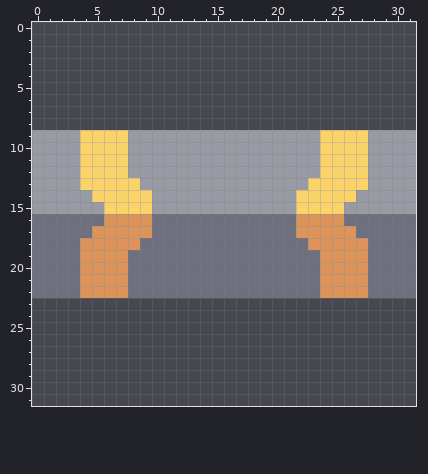
Two states of a pixel-art sprite, sprites/blocks/fyoungcha/drive-shaft/drive-shaft.png. That is the earlier state.
The file is 32x32 pixels. Colours within 5 levels of each other are drawn and written as one.
After:
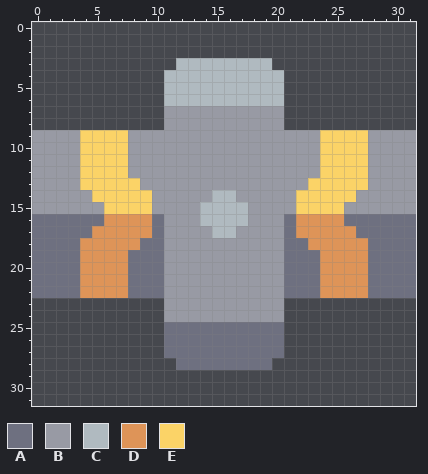
Palette (. is transparent): A #6e7080  B #989aa4  C #b0bac0  D #de9458  E #fbd367
What changed:
@@ x 9..22 @@
  2 ..............
- 3 ..............
- 4 ..............
- 5 ..............
- 6 ..............
- 7 ..............
- 8 ..............
+ 3 ...CCCCCCCC...
+ 4 ..CCCCCCCCCC..
+ 5 ..CCCCCCCCCC..
+ 6 ..CCCCCCCCCC..
+ 7 ..BBBBBBBBBB..
+ 8 ..BBBBBBBBBB..
  9 BBBBBBBBBBBBBB
@@ x 9..22 @@
 13 BBBBBBBBBBBBBB
-14 EBBBBBBBBBBBBE
-15 EBBBBBBBBBBBBE
-16 DAAAAAAAAAAAAD
-17 DAAAAAAAAAAAAD
-18 AAAAAAAAAAAAAA
-19 AAAAAAAAAAAAAA
-20 AAAAAAAAAAAAAA
-21 AAAAAAAAAAAAAA
-22 AAAAAAAAAAAAAA
-23 ..............
-24 ..............
-25 ..............
-26 ..............
-27 ..............
-28 ..............
+14 EBBBBBCCBBBBBE
+15 EBBBBCCCCBBBBE
+16 DABBBCCCCBBBAD
+17 DABBBBCCBBBBAD
+18 AABBBBBBBBBBAA
+19 AABBBBBBBBBBAA
+20 AABBBBBBBBBBAA
+21 AABBBBBBBBBBAA
+22 AABBBBBBBBBBAA
+23 ..BBBBBBBBBB..
+24 ..BBBBBBBBBB..
+25 ..AAAAAAAAAA..
+26 ..AAAAAAAAAA..
+27 ..AAAAAAAAAA..
+28 ...AAAAAAAA...
 29 ..............
Pixel boxes of the changes (left, top, right, bottom) in both pictures:
added: (164, 58, 284, 130)
changed: (164, 190, 284, 370)
